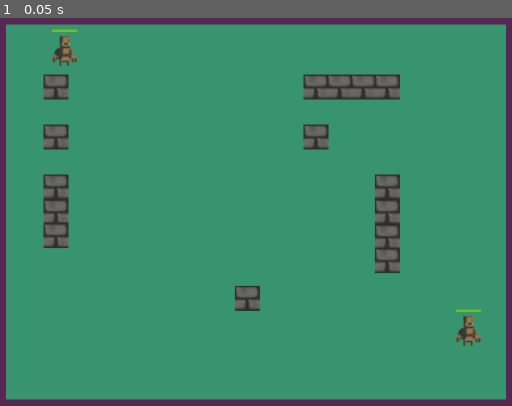
Above: before the commit, frame 1.
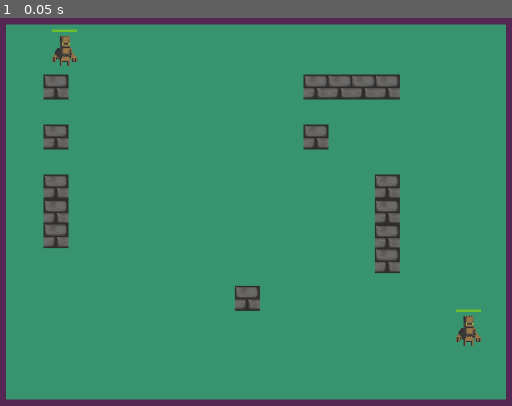
Above: after the commit, the same moment.

Repository: ossimon/Monomachia
Game: Godot game, scene res://scenes/levels/default_level/default_level.tscn
The game is run twice, just before and just after one commit, with the same random seed, the same clock (stepped at 60 frames per second) and the same inputs.
Inputs:
- Up to frame 1 (0.05 s): no input

The runs differ from the first frame. In frame 1, less than 0.1% of the frame differs, in the area x 10-94%, y 4-85%.

Commit message:
build blocks

Diff:
--- a/project.godot
+++ b/project.godot
@@ -53,6 +53,11 @@
 "events": [Object(InputEventKey,"resource_local_to_scene":false,"resource_name":"","device":-1,"window_id":0,"alt_pressed":false,"shift_pressed":false,"ctrl_pressed":false,"meta_pressed":false,"pressed":false,"keycode":0,"physical_keycode":71,"key_label":0,"unicode":103,"echo":false,"script":null)
 ]
 }
+p1_build_wall={
+"deadzone": 0.5,
+"events": [Object(InputEventKey,"resource_local_to_scene":false,"resource_name":"","device":-1,"window_id":0,"alt_pressed":false,"shift_pressed":false,"ctrl_pressed":false,"meta_pressed":false,"pressed":false,"keycode":0,"physical_keycode":66,"key_label":0,"unicode":98,"echo":false,"script":null)
+]
+}
 p2_move_left={
 "deadzone": 0.5,
 "events": [Object(InputEventKey,"resource_local_to_scene":false,"resource_name":"","device":-1,"window_id":0,"alt_press …(182 unchanged characters)…
--- a/scenes/characters/Player/Player.gd
+++ b/scenes/characters/Player/Player.gd
@@ -5,6 +5,8 @@
 # signals
 signal bullet(pos, dir)
 signal ability(pos, dir)
+signal build_wall(pos, dir)
+
 
 # the player's movement speed
 var movement_speed = 200
@@ -17,6 +19,7 @@
 # abilities
 var can_shoot: bool = true
 var can_ability: bool = true
+var can_build_wall: bool = true
 
 
 func _ready():
@@ -79,11 +82,21 @@
 		can_ability = false
 		$AbilityTimer.start()
 
+func build_walls():
+	if Input.is_action_pressed("p%d_build_wall" % player_instance) and can_build_wall:
+		var wall_position = position + facing_direction * 15
+		var wall_direction = facing_direction;
+		build_wall.emit(wall_position, wall_direction)
+
+		can_build_wall = false
+		$WallTimer.start()
+
 
 func _process(_delta):
 	move()
 	shoot()
 	use_abilities()
+	build_walls()
 
 
 func _on_shooting_cooldown():
@@ -92,3 +105,6 @@
 
 func _on_ability_timer_timeout():
 	can_ability = true
+
+func _on_wall_timer_timeout():
+	can_build_wall = true
--- a/scenes/characters/Player/Player.tscn
+++ b/scenes/characters/Player/Player.tscn
@@ -1,7 +1,7 @@
 [gd_scene load_steps=6 format=3 uid="uid://cmn4o8m8j7yck"]
 
 [ext_resource type="Script" path="res://scenes/characters/Player/Player.gd" id="1_ib2pd"]
-[ext_resource type="Texture2D" uid="uid://c6cw53lcmofww" path="res://sprites/characters/golem/golem_idle.png" id="2_fvqlx"]
+[ext_resource type="Texture2D" uid="uid://bsf85boetxiqy" path="res://sprites/characters/golem/golem_idle_res.png" id="2_fmumf"]
 [ext_resource type="Texture2D" uid="uid://bn3u3q6kxhx3l" path="res://sprites/Interface/HealthDepleted.png" id="3_rvlym"]
 [ext_resource type="Texture2D" uid="uid://l0os50lp8fq4" path="res://sprites/Interface/HealthFull.png" id="4_o0lre"]
 
@@ -17,7 +17,8 @@
 
 [node name="Sprite2D" type="Sprite2D" parent="."]
 position = Vector2(0, -3)
-texture = ExtResource("2_fvqlx")
+scale = Vector2(0.2, 0.2)
+texture = ExtResource("2_fmumf")
 
 [node name="ShootingTimer" type="Timer" parent="."]
 wait_time = 0.2
@@ -33,5 +34,8 @@
 [node name="AbilityTimer" type="Timer" parent="."]
 wait_time = 0.5
 
+[node name="WallTimer" type="Timer" parent="."]
+
 [connection signal="timeout" from="ShootingTimer" to="." method="_on_shooting_cooldown"]
 [connection signal="timeout" from="AbilityTimer" to="." method="_on_ability_timer_timeout"]
+[connection signal="timeout" from="WallTimer" to="." method="_on_wall_timer_timeout"]
--- a/scenes/levels/default_level/default_level.gd
+++ b/scenes/levels/default_level/default_level.gd
@@ -2,7 +2,7 @@
 
 var bullet_scene: PackedScene = preload("res://scenes/Projectiles/Bullet/bullet.tscn")
 var ability_scene: PackedScene = preload("res://scenes/Projectiles/Shatter/shatter.tscn")
-
+var player_wall: PackedScene = preload("res://scenes/obstacles/Block/player_wall.tscn")
 signal player_bullet
 
 
@@ -30,3 +30,15 @@
 	ability.position = pos
 	ability.rotation = dir.angle()
 	add_child(ability)
+
+func _on_player_build_wall(pos, dir):
+	var wall = player_wall.instantiate()
+	wall.position = pos
+	wall.rotation = dir.angle()
+	add_child(wall)
+
+func _on_player_2_build_wall(pos, dir):
+	var wall = player_wall.instantiate()
+	wall.position = pos
+	wall.rotation = dir.angle()
+	add_child(wall)
--- a/scenes/levels/default_level/default_level.tscn
+++ b/scenes/levels/default_level/default_level.tscn
@@ -10,6 +10,8 @@
 [node name="Level" type="Sprite2D"]
 position = Vector2(320, 180)
 script = ExtResource("1_13etq")
+metadata/_edit_horizontal_guides_ = [30.0, 330.0]
+metadata/_edit_vertical_guides_ = [120.0, 520.0]
 
 [node name="Background" type="Sprite2D" parent="."]
 texture = ExtResource("1_flnxa")
@@ -72,6 +74,8 @@
 
 [connection signal="player_bullet" from="." to="Player" method="_on_node_2d_player_bullet"]
 [connection signal="ability" from="Player" to="." method="_on_player_ability"]
+[connection signal="build_wall" from="Player" to="." method="_on_player_build_wall"]
 [connection signal="bullet" from="Player" to="." method="_on_player_bullet"]
 [connection signal="ability" from="Player2" to="." method="_on_player_2_ability"]
+[connection signal="build_wall" from="Player2" to="." method="_on_player_2_build_wall"]
 [connection signal="bullet" from="Player2" to="." method="_on_player_2_bullet"]
--- a/scenes/obstacles/Block/block.tscn
+++ b/scenes/obstacles/Block/block.tscn
@@ -1,7 +1,7 @@
 [gd_scene load_steps=4 format=3 uid="uid://drlb4tk2x68au"]
 
 [ext_resource type="Script" path="res://scenes/obstacles/Block/block.gd" id="1_i8lpn"]
-[ext_resource type="Texture2D" uid="uid://bgojk6k20qe0t" path="res://sprites/walls/normal_brick.png" id="1_mprg2"]
+[ext_resource type="Texture2D" uid="uid://de0tqcbqfvfmu" path="res://sprites/walls/normal_brick_res.png" id="2_wxait"]
 
 [sub_resource type="RectangleShape2D" id="RectangleShape2D_lg8v3"]
 
@@ -12,4 +12,5 @@
 shape = SubResource("RectangleShape2D_lg8v3")
 
 [node name="Sprite2D" type="Sprite2D" parent="."]
-texture = ExtResource("1_mprg2")
+scale = Vector2(0.2, 0.2)
+texture = ExtResource("2_wxait")
--- /dev/null
+++ b/scenes/obstacles/Block/player_wall.gd
@@ -0,0 +1,5 @@
+extends StaticBody2D
+
+
+func shatter():
+	queue_free()
--- /dev/null
+++ b/scenes/obstacles/Block/player_wall.tscn
@@ -0,0 +1,16 @@
+[gd_scene load_steps=4 format=3 uid="uid://n4868lohxhia"]
+
+[ext_resource type="Script" path="res://scenes/obstacles/Block/player_wall.gd" id="1_lt4p5"]
+[ext_resource type="Texture2D" uid="uid://cly4a6lx0yckp" path="res://sprites/walls/golem_wal_res.png" id="1_y6hnt"]
+
+[sub_resource type="RectangleShape2D" id="RectangleShape2D_ph8qa"]
+
+[node name="PlayerWall" type="StaticBody2D"]
+script = ExtResource("1_lt4p5")
+
+[node name="CollisionShape2D" type="CollisionShape2D" parent="."]
+shape = SubResource("RectangleShape2D_ph8qa")
+
+[node name="GolemWall" type="Sprite2D" parent="."]
+scale = Vector2(0.2, 0.2)
+texture = ExtResource("1_y6hnt")
Binary file added: sprites/characters/golem/golem_idle_res.png
Not shown, added: sprites/characters/golem/golem_idle_res.png.import
Binary file added: sprites/walls/golem_wal_res.png
Not shown, added: sprites/walls/golem_wal_res.png.import
Binary file changed: sprites/walls/golem_wall.png
Binary file added: sprites/walls/normal_brick_res.png
Not shown, added: sprites/walls/normal_brick_res.png.import
